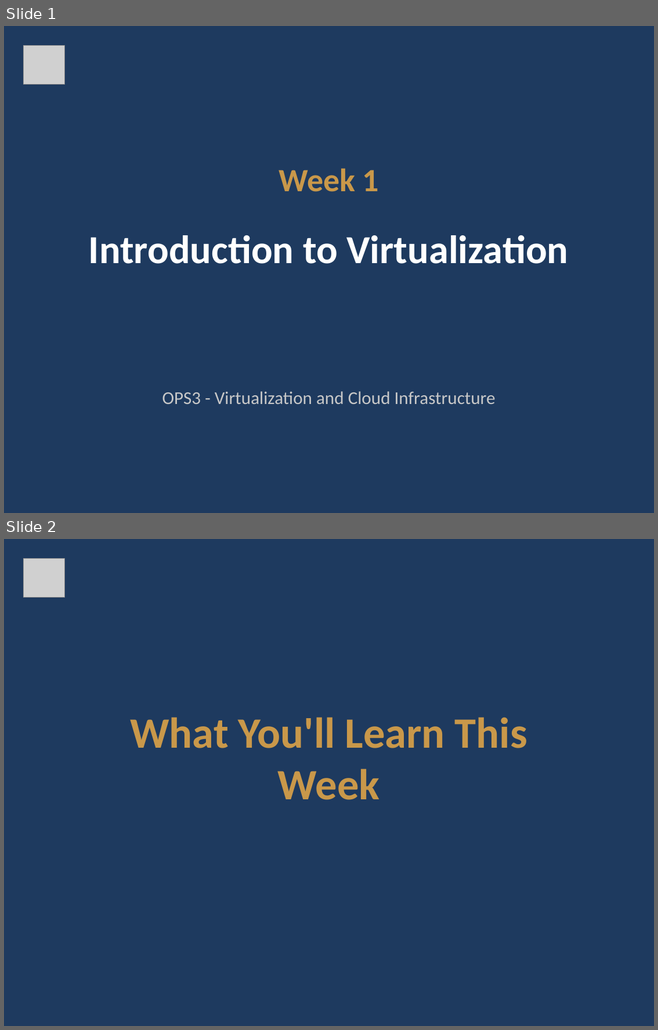
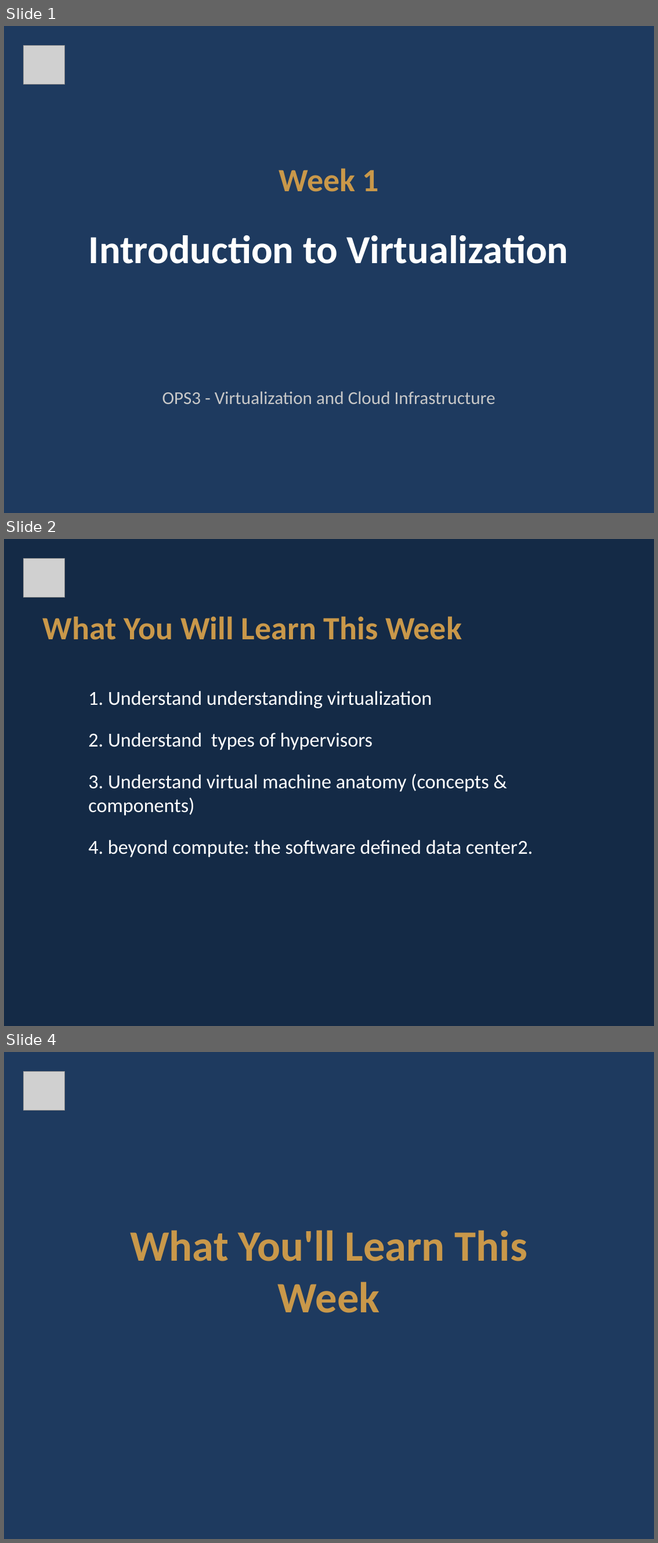
Before and after one commit to Cnshimba/OPS3-2026, a slide deck: Week 1 - Introduction to Virtualization/Week_1_Slides.pptx. Shown one above the other, each under a label of ours: slides 1 and 2 before the commit, slides 1, 2 and 4 after it; the slides between them are not shown. The pictures are 658x1030 and 658x1543 pixels, drawn with LibreOffice and Linux fonts; fonts in the diff are those of the drawing; grey boxes stand for pictures. Boxes give left, top, right and bottom in pixels: in the first picture for what was removed or moved away, otherwise in the second. Text is boxed around its words. In the diff, an @@ line names an element or a change of style, - is before the commit and + after.

```diff
--- a/Week 1 - Introduction to Virtualization/Week_1_Slides.pptx
+++ b/Week 1 - Introduction to Virtualization/Week_1_Slides.pptx
@@ slide 2 added at (4, 539, 654, 1026), background #142A46 @@
@@ picture added at (24, 559, 65, 598) @@
@@ text added at (43, 616, 462, 640), 36 pt, text #C9984A, bold @@
+What You Will Learn This Week
@@ text added at (88, 691, 532, 857), 22 pt, text #FFFFFF @@
+1. Understand understanding virtualization
+2. Understand types of hypervisors
+3. Understand virtual machine anatomy (concepts & components)
+4. beyond compute: the software defined data center2.
@@ what was slide 2 is now slide 4 @@
```
Also in this commit, not shown: 2 other slides added, 12 other files.
